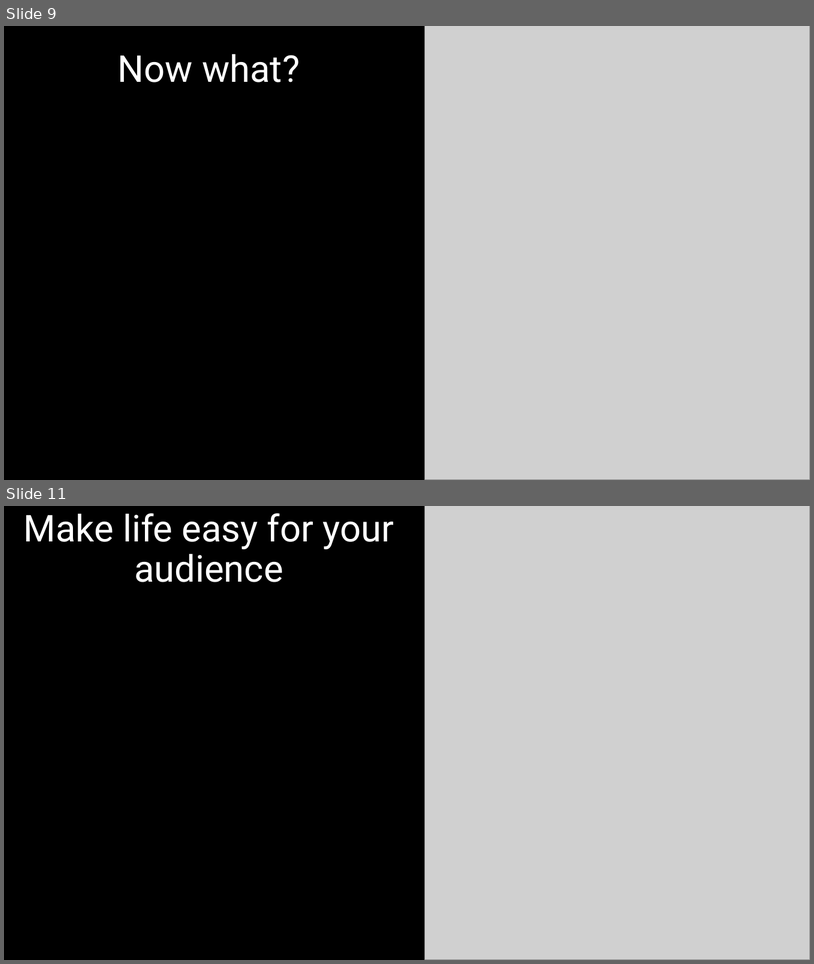
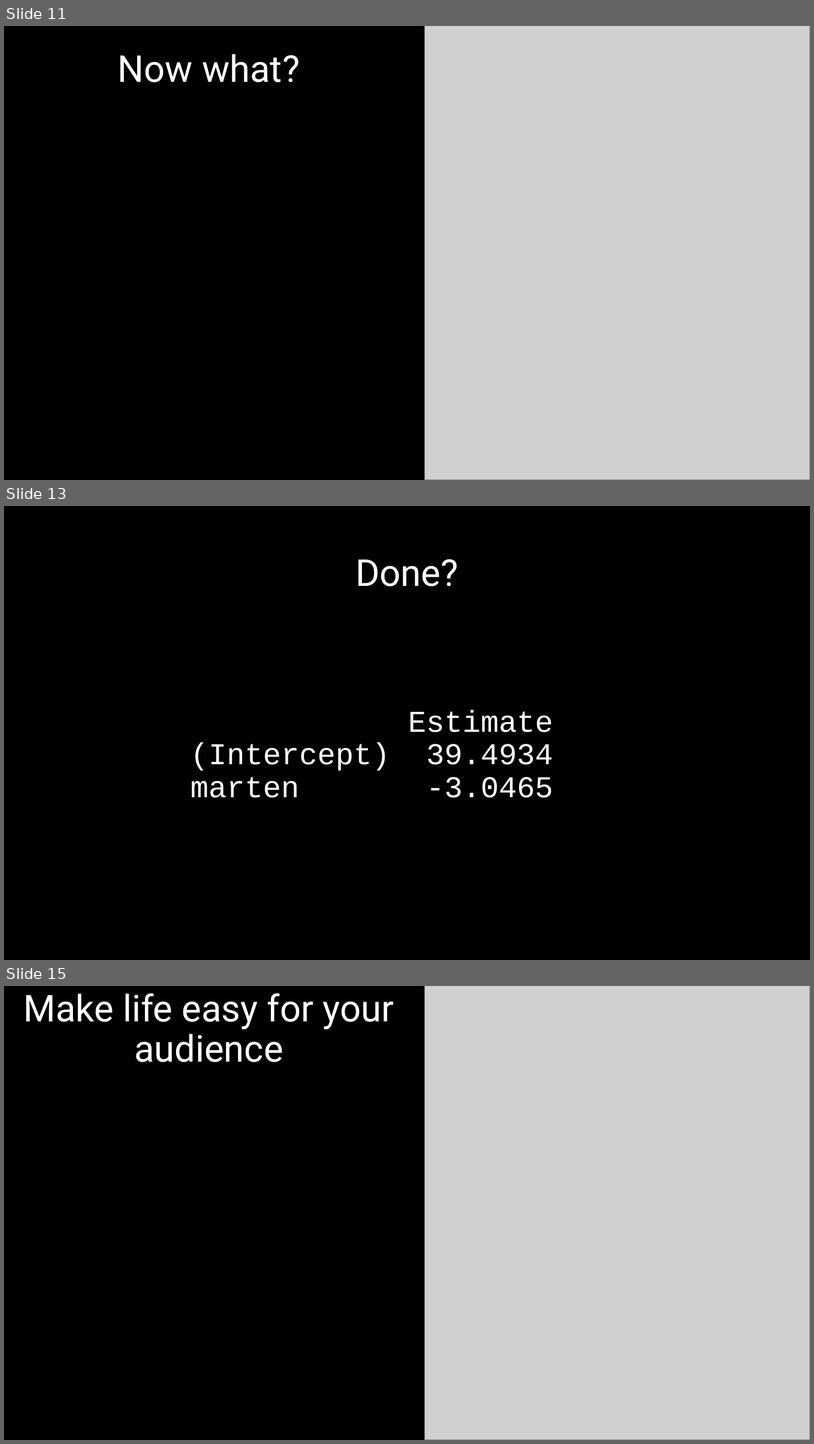
Before and after one commit to DeonRoos/stats-for-biologists, a slide deck: Lecture 5 - Cont LM/Slides/interpret_lm_cont.pptx. Shown one above the other, each under a label of ours: slides 9 and 11 before the commit, slides 11, 13 and 15 after it; the slides between them are not shown. The pictures are 814x964 and 814x1444 pixels, drawn with LibreOffice and Linux fonts; fonts in the diff are those of the drawing; grey boxes stand for pictures. Boxes give left, top, right and bottom in pixels: in the first picture for what was removed or moved away, otherwise in the second. Text is boxed around its words. In the diff, an @@ line names an element or a change of style, - is before the commit and + after.

```diff
--- a/Lecture 5 - Cont LM/Slides/interpret_lm_cont.pptx
+++ b/Lecture 5 - Cont LM/Slides/interpret_lm_cont.pptx
@@ slide 13 added at [4, 506, 810, 960], background #000000 @@
@@ title added at [356, 559, 458, 586], 44 pt, text #FFFFFF @@
+Done?
@@ text added at [191, 709, 554, 798], 36 pt, text #FFFFFF @@
+Estimate
+(Intercept) 39.4934
+marten -3.0465
@@ what was slide 9 is now slide 11 @@
@@ what was slide 11 is now slide 15 @@
```
Also in this commit, not shown: 3 slides changed, 12 other slides added, 33 other files.
